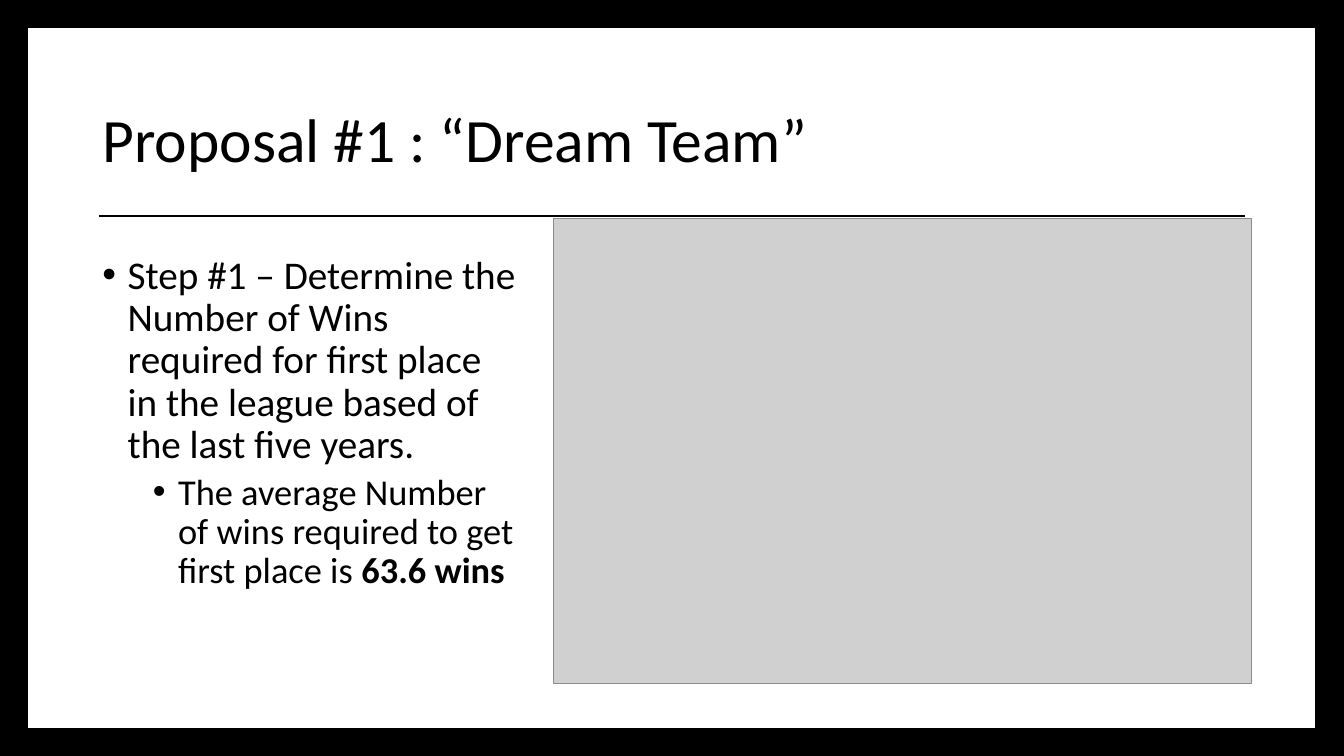
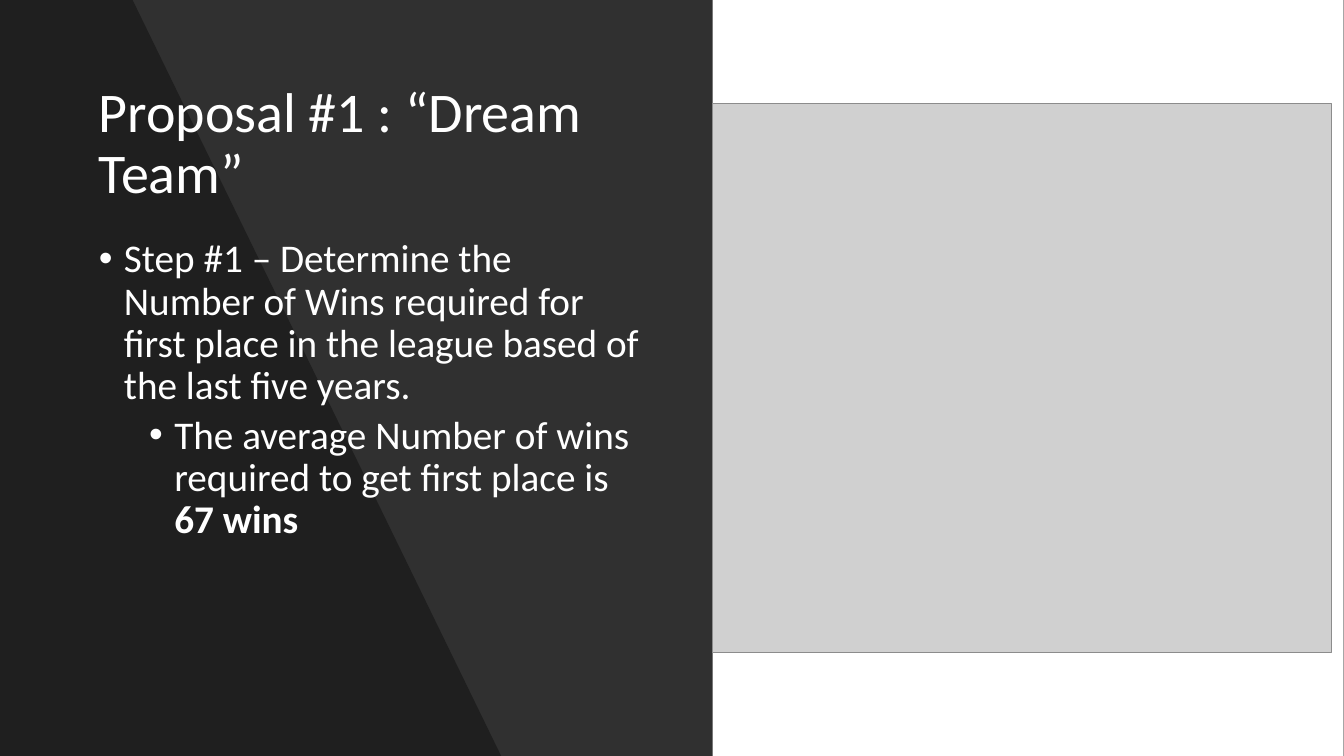
Before and after one commit to labulel/Projcet-1, a slide deck: slide 5 of Project #1 - PowerPoint.pptx. Drawn at 1344x756 pixels with LibreOffice and Linux fonts; fonts in the diff are those of the drawing; grey boxes stand for pictures. Boxes give left, top, right and bottom in pixels: in the first picture for what was removed or moved away, otherwise in the second. Text is boxed around its words. In the diff, an @@ line names an element or a change of style, - is before the commit and + after.

```diff
--- a/Project #1 - PowerPoint.pptx
+++ b/Project #1 - PowerPoint.pptx
@@ rectangle: place and size @@
-rectangle at <box>35,35,1309,721</box>
+rectangle at <box>0,0,1344,756</box>
@@ rectangle at <box>0,0,1344,756</box>: outline #FFFFFF 10 pt to none @@
@@ rectangle added at <box>0,0,713,756</box>, fill #000000 at 81% opacity @@
@@ freeform shape added at <box>0,0,501,756</box>, fill #000000 at 35% opacity @@
@@ title "Proposal #1 : “Dream Team”" at <box>99,92,581,194</box>: size 44 to 40 pt, text colour #000000 to #FFFFFF @@
@@ picture: place and size @@
-picture at <box>554,219,1252,685</box>
+picture at <box>713,103,1332,653</box>
@@ text "Step #1 – Determine the ...": place and size @@
-text "Step #1 – Determine the ..." at <box>128,261,515,589</box>
+text "Step #1 – Determine the ..." at <box>124,244,639,534</box>
@@ line removed from (99, 216) to (1245, 216) @@
@@ text at <box>124,244,639,406</box>: text colour #000000 to #FFFFFF in "Step #1 – Determine the Number of ..." @@
@@ text at <box>174,421,629,534</box>: text changed; size 26 to 28 pt; text colour #000000 to #FFFFFF @@
-  • The average Number of wins required to get first place is 63.6 wins
+  • The average Number of wins required to get first place is 67 wins
```
Also in this commit, not shown: 3 other slides changed, 4 other files.
